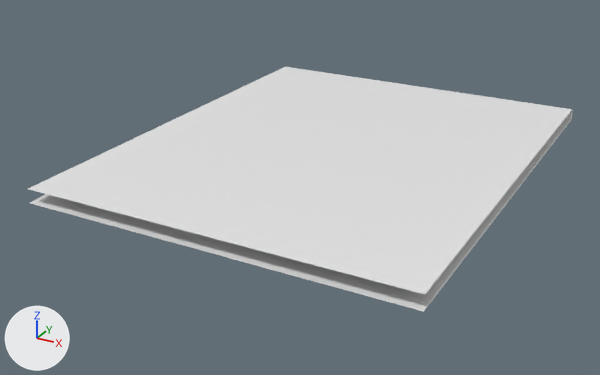
Two versions of the FBX model BabyBot/Assets/Quentin/Livre2.fbx, one commit apart.
The view is the same before and after, from a 50 mm camera at (1.114, -2.037, 0.989) aimed at (-0.071, 0.118, -0.088). Every picture has the same lights, and +X, +Y and +Z are marked at lower left. Where no turn or scale is listed for an object, it has been applied to the vertices.

Before the edit, the objects in view are built like this:
```python
me_mesh = bpy.data.meshes.new('Mesh')
me_mesh.from_pydata(...)  # 72 vertices, 140 faces; spans x -0.594..0.594, y -0.526..0.952, z 0.0..0.044
ob_box074 = bpy.data.objects.new('Box074', me_mesh)
ob_box074.location = (0.0, 0.0, 0.0)
```
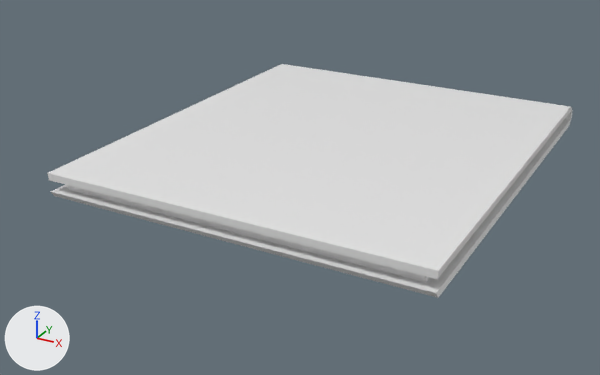
The newer file is also rescaled (x10.0) as a whole; pictures and numbers use the older file's frame.

Pixel boxes [x1, y1, x2, y2] of what changed, in the pictures (600 x 375 px; the box of a moved part takes in the faces that stretch with it):
'Box074', reshaped
    before: [28, 67, 573, 312]
    after: [47, 64, 573, 298]
part 1 of me_mesh, moved or reshaped
    before: [289, 67, 572, 110]
    after: [442, 107, 572, 273]
part 2 of me_mesh, moved or reshaped
    both: [440, 120, 571, 288]
part 3 of me_mesh, moved or reshaped
    before: [28, 67, 571, 295]
    after: [47, 64, 570, 279]
part 4 of me_mesh, moved or reshaped
    before: [30, 127, 566, 312]
    after: [51, 129, 567, 298]

What the commit changed:
me_mesh has 72 vertices, 140 faces and spans x -0.594..0.594, y -0.526..0.952, z 0.0..0.044.
me_mesh is used by ob_box074; location (0.0, 0.0, 0.0).
me_mesh part 1: all 2 vertices in x -0.594..0.594, y 0.936, z 0.044 are moved by (0.0, -0.026, 0.019).
me_mesh part 2: all 2 vertices in x -0.594..0.594, y 0.936, z 0.0 are moved by (0.0, -0.014, -0.015).
me_mesh part 3: all 2 vertices in x -0.594..0.594, y -0.526, z 0.044 are moved by (0.0, 0.082, 0.019).
me_mesh part 4: all 2 vertices in x -0.594..0.594, y -0.526, z 0.0 are moved by (0.0, 0.095, -0.015).
